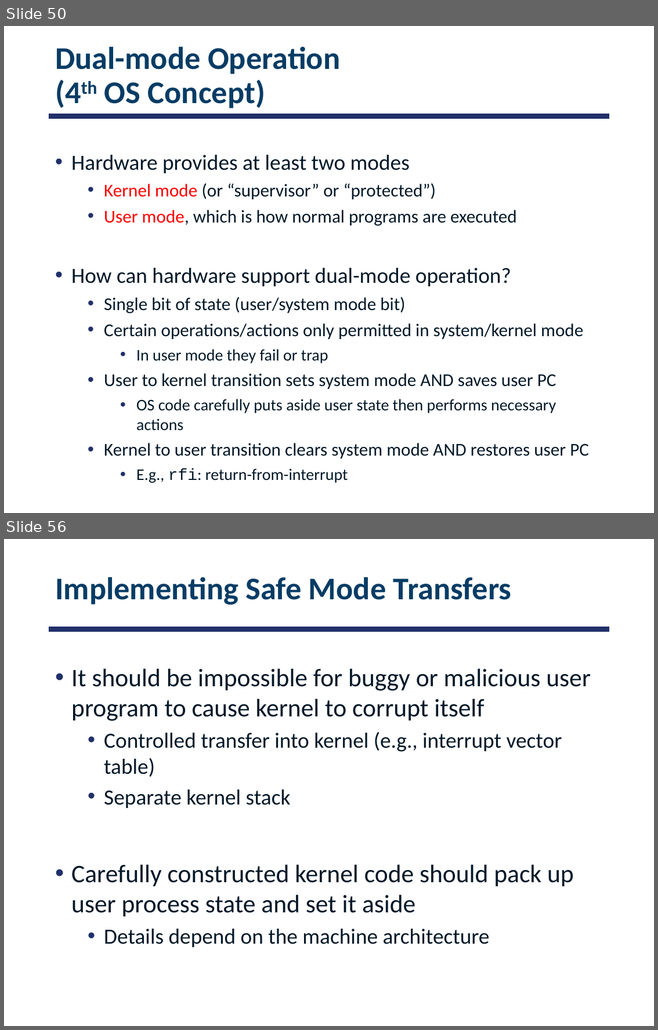
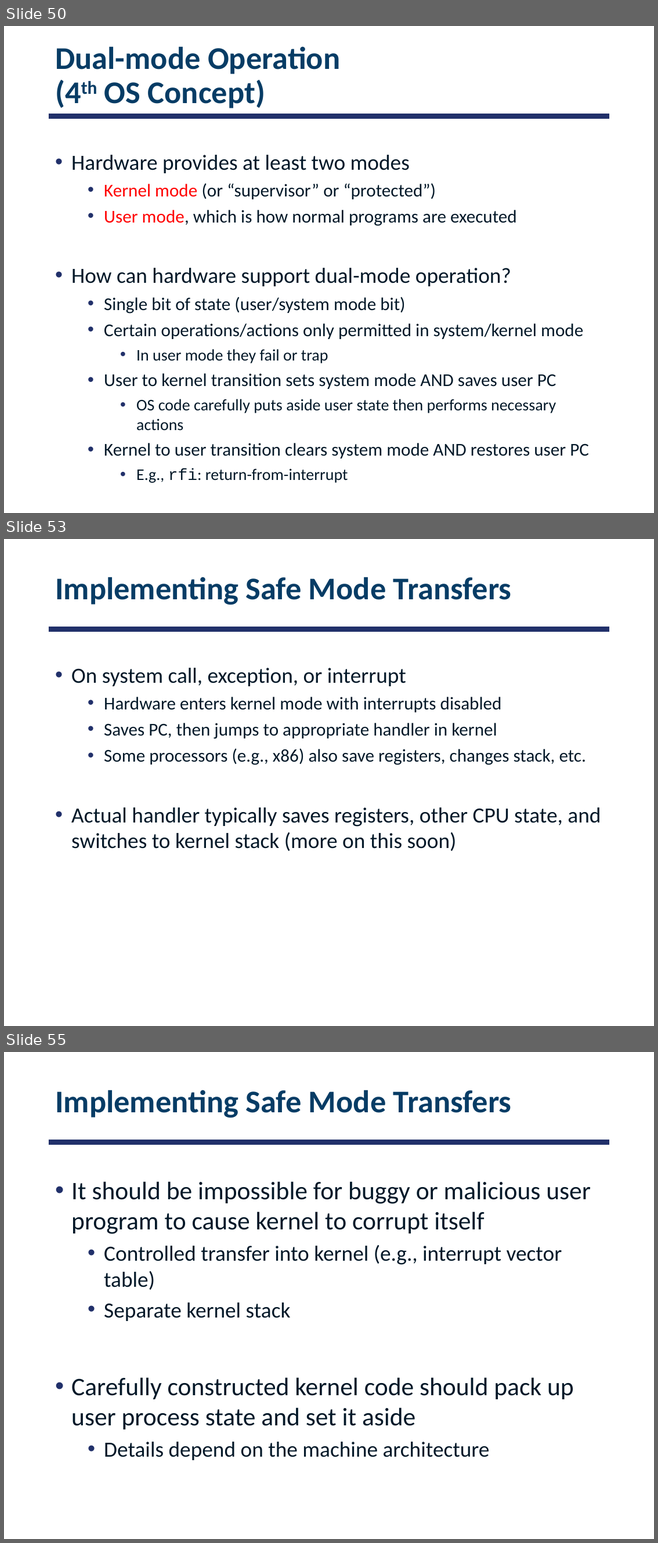
Before and after one commit to smajidzahedi/ECE350, a slide deck: 02-concepts.pptx. Shown one above the other, each under a label of ours: slides 50 and 56 before the commit, slides 50, 53 and 55 after it; the slides between them are not shown. The pictures are 658x1030 and 658x1543 pixels, drawn with LibreOffice and Linux fonts; fonts in the diff are those of the drawing. Boxes give left, top, right and bottom in pixels: in the first picture for what was removed or moved away, otherwise in the second. Text is boxed around its words. In the diff, an @@ line names an element or a change of style, - is before the commit and + after.

```diff
--- a/02-concepts.pptx
+++ b/02-concepts.pptx
@@ slide 53 added at box(4, 539, 654, 1026), background #FFFFFF; not listed: 1 template element that a slide beside it also shows @@
@@ title added at box(55, 577, 511, 605), 35 pt, text #073C65, bold @@
+Implementing Safe Mode Transfers
@@ text added at box(71, 668, 600, 851), 20 pt, text #031828 @@
+• On system call, exception, or interrupt
+  • Hardware enters kernel mode with interrupts disabled
+  • Saves PC, then jumps to appropriate handler in kernel
+  • Some processors (e.g., x86) also save registers, changes stack, etc.
+• Actual handler typically saves registers, other CPU state, and switches to kernel stack (more on this soon)
@@ what was slide 56 is now slide 55 @@
```
Also in this commit, not shown: 12 slides changed, 1 slide removed, 21 other files.
